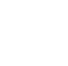
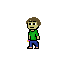
Revision of a layered 68px x 66px image; what changed, layer by layer:
added group "Juice Idle" with 6 layers above "Idle" over bbox(26, 17, 41, 49)
added layer "Facing Left copy" (1st of 2, in "Juice Idle") in group "Juice Idle" over bbox(26, 17, 41, 49)
